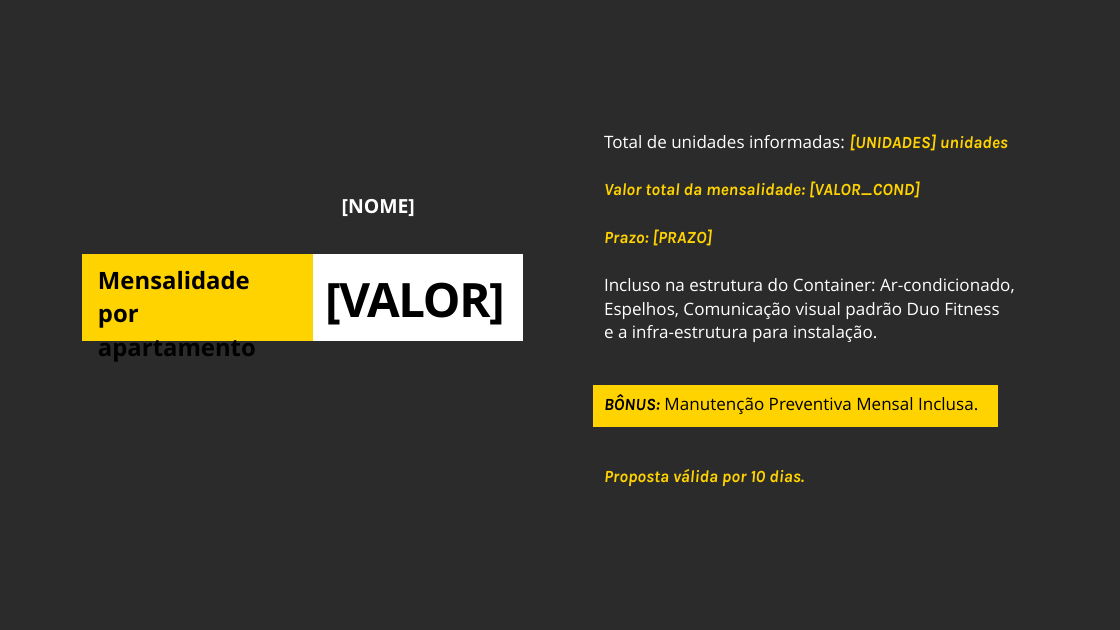
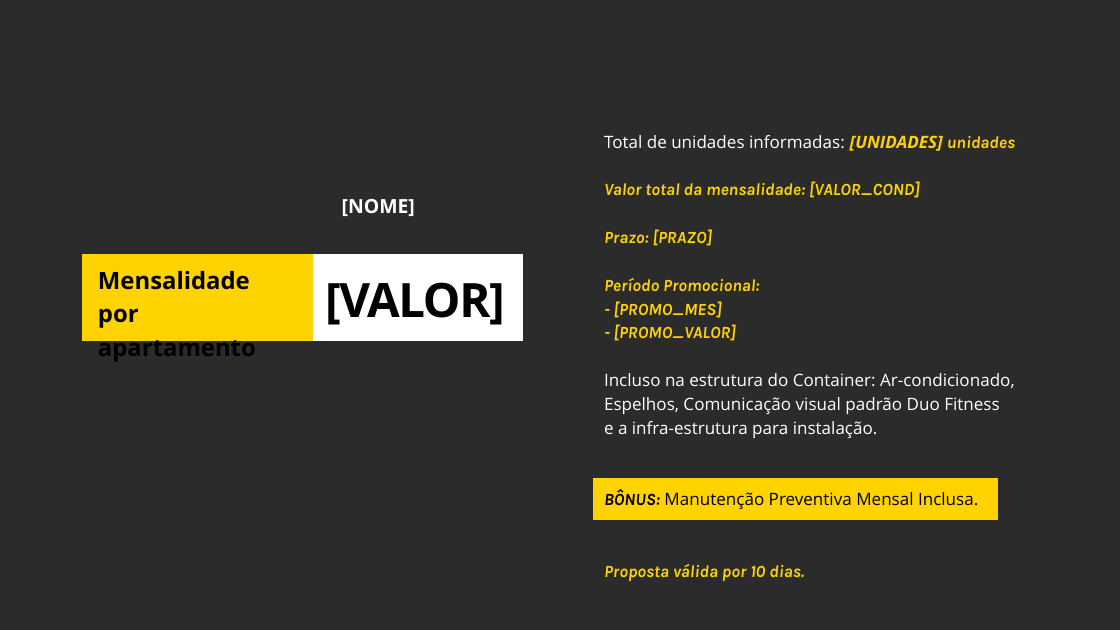
Before and after one commit to agencialumno/Site_duofitness, a slide deck: slide 35 of simulador_duofitness/templates/prime.pptx. Drawn at 1120x630 pixels with LibreOffice and Linux fonts; fonts in the diff are those of the drawing; background and template pictures are left out; a plain dark background stands for a picture behind light text. Boxes give left, top, right and bottom in pixels: in the first picture for what was removed or moved away, otherwise in the second. Text is boxed around its words. In the diff, an @@ line names an element or a change of style, - is before the commit and + after.

```diff
--- a/simulador_duofitness/templates/prime.pptx
+++ b/simulador_duofitness/templates/prime.pptx
@@ text at <box>604,135,1015,151</box>: font Karla to Open Sans in "[UNIDADES]" @@
@@ text at <box>604,278,759,341</box>: paragraph added @@
+Período Promocional:
+- [PROMO_MES]
+- [PROMO_VALOR]
@@ freeform shape: place and size @@
-freeform shape at <box>592,385,997,427</box>
+freeform shape at <box>592,478,997,520</box>
```
Also in this commit, not shown: 5 other files.
